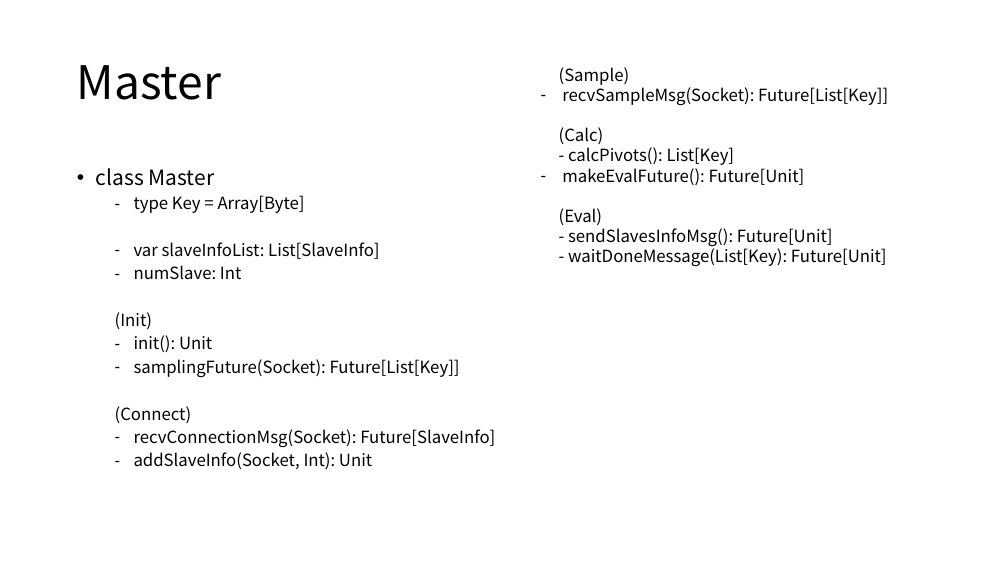
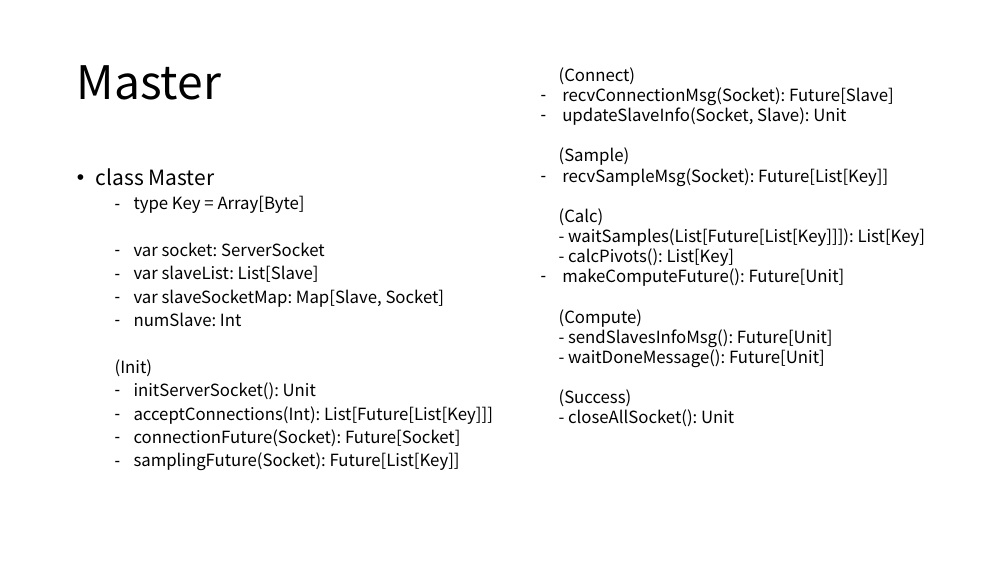
Before and after one commit to Eyebrowmoon/CS490, a slide deck: slide 25 of project.pptx (slide 14 before the commit). Drawn at 1008x567 pixels with LibreOffice and Linux fonts; fonts in the diff are those of the drawing. Boxes give left, top, right and bottom in pixels: in the first picture for what was removed or moved away, otherwise in the second. Text is boxed around its words. In the diff, an @@ line names an element or a change of style, - is before the commit and + after.

Commit message:
Project Design (brief Compute)

```diff
--- a/project.pptx
+++ b/project.pptx
@@ text at <box>559,67,894,125</box>: paragraphs added @@
+  (Connect)
+  – recvConnectionMsg(Socket): Future[Slave]
+  – updateSlaveInfo(Socket, Slave): Unit
@@ text at <box>568,228,926,246</box>: paragraph added @@
+  - waitSamples(List[Future[List[Key]]]): List[Key]
@@ text at <box>134,242,445,307</box>: text changed @@
-  – var slaveInfoList: List[SlaveInfo]
+  – var socket: ServerSocket
+  – var slaveList: List[Slave]
+  – var slaveSocketMap: Map[Slave, Socket]
@@ text at <box>559,265,845,327</box>: text changed @@
-  – makeEvalFuture(): Future[Unit]
-  (Eval)
+  – makeComputeFuture(): Future[Unit]
+  (Compute)
@@ text at <box>559,346,825,426</box>: text changed @@
-  - waitDoneMessage(List[Key): Future[Unit]
+  - waitDoneMessage(): Future[Unit]
+  (Success)
+  - closeAllSocket(): Unit
@@ text at <box>134,382,493,446</box>: text changed @@
-  – init(): Unit
+  – initServerSocket(): Unit
+  – acceptConnections(Int): List[Future[List[Key]]]
+  – connectionFuture(Socket): Future[Socket]
@@ text at <box>115,406,495,469</box>: paragraphs removed @@
-  (Connect)
-  – recvConnectionMsg(Socket): Future[SlaveInfo]
-  – addSlaveInfo(Socket, Int): Unit
```
Also in this commit, not shown: 5 other slides changed, 11 slides added.
